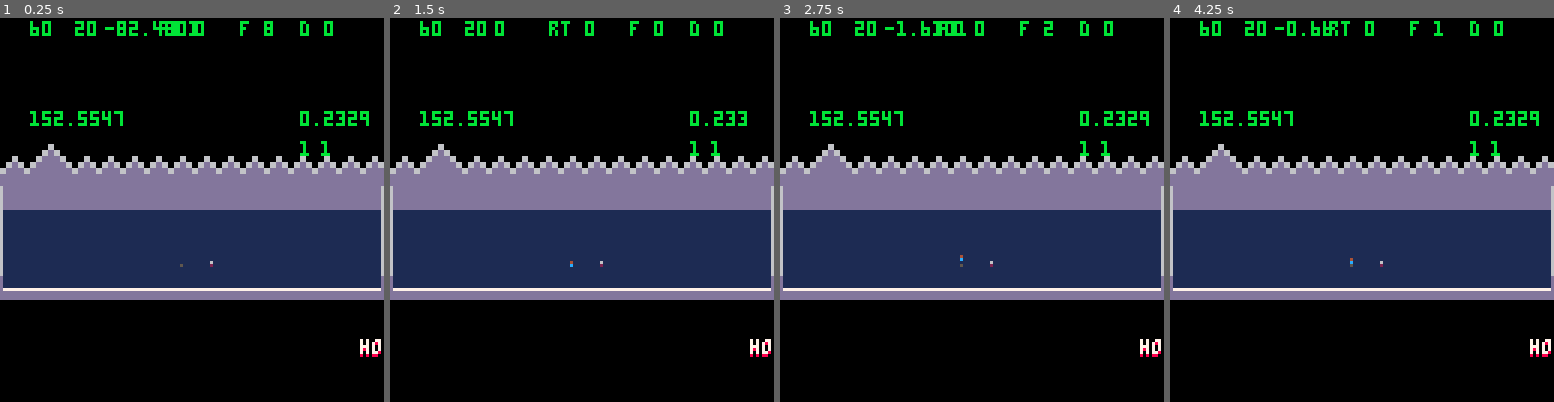
Above: before the commit, frames 1-4 (left to right).
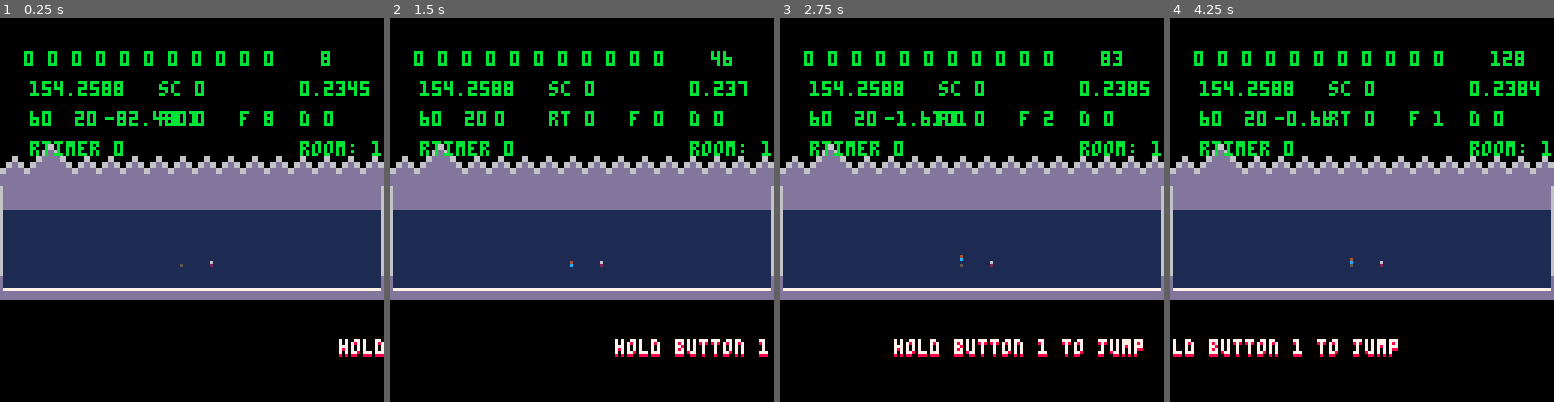
Above: after the commit, the same moments.

Repository: arnodick/tiny_parkour
Game: PICO-8 cartridge tinyp.p8
Same seed, same stepped clock (60 frames per second), same inputs: the game is played once before the commit and once after it.
Inputs:
- Up to frame 1 (0.25 s): no input
- Up to frame 2 (1.5 s): tap X (X key) at 0.33, 1.07 s; tap O (Z key) at 0.7 s
- Up to frame 3 (2.75 s): tap O (Z key) at 1.7, 2.1, 2.5 s; tap X (X key) at 1.85 s
- Up to frame 4 (4.25 s): tap O (Z key) every 0.4 s from 2.9 to 4.1 s; tap X (X key) at 2.97, 4.08 s

The runs differ from the first frame. In frame 1, 5.2% of the frame differs, in the area x 6-100%, y 0-89%; in frame 2, 5.2%; in frame 3, 6.2%; in frame 4, 6.0%.

Commit message:
tightening it up

Diff:
--- a/tinyp.p8
+++ b/tinyp.p8
@@ -4,44 +4,46 @@
 --tiny parkour
 --by aslhey pringle
 debug=true
+doff=0
 function items_i(r)
 if r==2 then
 makeitem_s( 16,14, -7,1, 8, 9,12,14, 6, 2, 3, 0,1)--1 stairs top left
-	makeitem( 23,25, -2,1, 8, 9,       2,25,23, 0,1)--2 crossroad
-	makeitem( 37,15, -3,1, 8, 9,       2, 6,19,14,2)--3 pilings
-	makeitem( 49,36, -9,1, 8, 9,       4,19,14, 0,1)--4 arches middle
-	makeitem( 71,35, -4,1,10,11,       4,31, 0, 0,2,3)--5 arches secret!
-	makeitem( 49,14,-13,1, 3,11,       0,17,33, 0,0,4)--6 on top of the wall
-	makeitem( 61,15,-10,1, 8, 9,       4,19, 0, 0,1)--7 leap of faith
-	makeitem( 24, 0, -5,1, 0, 0,       4, 9, 0, 0,1)--8 top curve jump
-	makeitem( 60, 0,-13,1, 8,12,       4,10,16, 0,1)--9 top long jump
-	makeitem( 76,11, -5,1, 4, 9,       4,36, 0, 0,1,9)--10 back to mid jump
-	makeitem(125,14, -5,1, 8,12,      10, 0, 0, 0,1,10)--11 far right hazards
-	makeitem( 10, 0, -9,1, 8, 9,       4, 0, 0, 0,1)--12 weird top left secret
-	makeitem( 44, 2, -5,1, 8, 9,       4, 7, 0, 0,1)--13 top detour
-	makeitem( 71,35, -4,1, 9, 8,       9,31, 0, 0,1,2)--14 false leap of faith
+	makeitem(  23,25, -2,1, 8, 9,       2,25,23, 0,1)--2 crossroad
+	makeitem(  37,15, -3,1, 8, 9,       2, 6,19,14,2)--3 pilings
+	makeitem(  49,36, -9,1, 8, 9,       4,19,14, 0,1)--4 arches middle
+	makeitem(  71,35, -4,1,10,11,       4,31, 0, 0,2,3)--5 arches secret!
+	makeitem(  49,14,-13,1, 3,11,       0,17,33, 0,0,4)--6 on top of the wall
+	makeitem(  61,15,-10,1, 8, 9,       4,19, 0, 0,1)--7 leap of faith
+	makeitem(  24, 0, -5,1, 0, 0,       4, 9, 0, 0,1)--8 top curve jump
+	makeitem(  60, 0,-13,1, 8,12,       4,10,16, 0,1)--9 top long jump
+	makeitem(  76,11, -5,1, 4, 9,       4,36, 0, 0,1,9)--10 back to mid jump
+	makeitem( 125,14, -5,1, 8,12,      10, 0, 0, 0,1)--11 far right hazards
+	makeitem(  10, 0, -9,1, 8, 9,       4, 0, 0, 0,1)--12 weird top left secret
+	makeitem(  44, 2, -5,1, 8, 9,       4, 7, 0, 0,1)--13 top detour
+	makeitem(  71,35, -4,1, 9, 8,       9,31, 0, 0,1,2)--14 false leap of faith
 makeitem_s( 68,11,-10,1,12,11,64,11,12,35, 0, 0,2,6)--15 secret reveal!
-	makeitem( 93, 1,-13,1, 8,12,       4,11,26, 0,2)--16 top hook jumps
-	makeitem( 85,14,-10,1,10,11,      12,11, 0, 0,1)--17 secret climb
+	makeitem(  93, 1,-13,1, 8,12,       4,37,26, 0,2)--16 top hook jumps
+	makeitem(  85,14,-10,1,10,11,      12,11, 0, 0,1)--17 secret climb
 makeitem_s( 31,11, -2,1, 0, 0,28,11, 4,15, 0, 0,1)--18 invisible checkpoint
-	makeitem( 76,15, -1,1, 8, 9,       9,28, 0, 0,0,1)--19 post lof
-	makeitem( 11, 1, -3,1, 8, 9,       3,22, 0, 0,0)--20 start easy
-	makeitem( 12,22, -3,1, 0, 0,       1,29, 0, 0,1)--21 s route secret
-	makeitem(  5, 7, -3,1, 8, 9,       3, 1, 0, 0,0)--22 2nd easy
-	makeitem(  5,25, -1,1,12,13,       8,27, 0, 0,1,7)--23 s route
+	makeitem( 	76,15, -1,1, 8, 9,       9,28, 0, 0,0,1)--19 post lof
+	makeitem( 	11, 1, -3,1, 8, 9,       3,22, 0, 0,0)--20 start easy
+	makeitem( 	12,22, -3,1, 0, 0,       1,29, 0, 0,1)--21 s route secret
+	makeitem(  	5, 7, -3,1, 8, 9,       3, 1, 0, 0,0)--22 2nd easy
+	makeitem(  	5,25, -1,1,12,13,       8,27, 0, 0,1,7)--23 s route
 makeitem_s( 14, 0,-10,1,10,11,11, 0,24, 0, 0, 0,1)--24 secret get!
-	makeitem( 32,26, -5,1, 8, 9,       2, 4, 5, 0,0)--25 crossroad
+	makeitem( 	32,26, -5,1, 8, 9,       2, 4, 5, 0,0)--25 crossroad
 makeitem_s(101, 0,-13,1,12,10,99, 0, 4,24, 0, 0,0,11)--26 top innaccess
 makeitem_s( 16,45, -3,1, 8, 9, 3,39, 4,32, 0, 0,1)--27 s route
-	makeitem( 87,26, -4,1, 8, 9,       4,30, 0, 0,0)--28 pilar challenge
-	makeitem( 18,32, -3,1,10,14,       8,34, 0, 0,3,8)--29 s route secret
+	makeitem( 	87,26, -4,1, 8, 9,       4,30, 0, 0,0)--28 pilar challenge
+	makeitem( 	18,32, -3,1,10,14,       8,34, 0, 0,3,8)--29 s route secret
 makeitem_s(117,21, -5,1, 8, 9,111,21,0,17, 0, 0,0)--30
-	makeitem(121,35, -5,1, 8, 9,       2, 0, 0, 0,1)--31 crossroad
+	makeitem(	121,35, -5,1, 8, 9,       2, 0, 0, 0,1)--31 crossroad
 makeitem_s( 85,61, -4,1, 8, 9,83,61,14, 0, 0, 0,1)--32 s puzzle final
-	makeitem( 58,48,  0,1, 8, 9,       0,32, 0, 0,1,5)--33 mid secret reveal
+	makeitem( 	58,48,  0,1, 8, 9,       0,32, 0, 0,1,5)--33 mid secret reveal
 makeitem_s( 36,49, -3,0, 8, 9,38,63, 0,32, 0, 0,0)--34 indy bridge
 makeitem_s(116,11,  0,0, 8, 9,125,11,0, 0, 0, 0,2)--35 inv bridge
-	makeitem(60,20,   0,0, 8, 9,       0,31, 0, 0,1)--36 top to mid end
+	makeitem(60,20,   	0,0, 8, 9,       0,31, 0, 0,1)--36 top to mid end
+	makeitem(116,2,   -4,0, 8,12,       4,0,  0, 0,1,10)--37 top standard
 
 	makeitem( 93,56,-mget(93,56),1,14,11,0,0,0,0,0)--31 post lof
 	makeitem(101,56,-mget(101,56),1,14,11,0,0,0,0,0)--35 post lof
@@ -62,6 +64,7 @@
 
 function buttons_i(r)
 if r==1 then
+	doff=30
 	local ro=rooms[r]
 	if ro.gen==true then
 		player[1].z=-85
@@ -73,6 +76,7 @@
 	makeexit(17,0,-20,1)
 end
 if r==2 then
+	doff=0
 	local ro=rooms[r]
 	if ro.gen==true then
 		timer=0
@@ -180,8 +184,8 @@
 	tut={}
 	tut[1]="hold button 1 to jump"
 	tut[2]="hold button 2 to walk"
-	tut[3]="hold button 1 or 2 to move"
-	tut[4]="hold direction buttons to move"
+	tut[3]="d pad + button 1 or 2 to move"
+	tut[4]="only move when button 1 or 2 is pressed"
 	tut[5]="welcome to tiny parkour!"
 	tut[6]="everyone forgot how to parkour"
 	tut[7]="so god of parkour is enraged.."
@@ -669,7 +673,6 @@
 function changeroom()
 		rtimer=0
 		room+=1
---		start=0
 		if room>#rooms then room=#rooms end
 		local r=rooms[room]
 --		for b=0,127 do for a=0,63 do mset(a,b,0) end end
@@ -859,14 +862,17 @@
 	pal(4,4+flr(rnd(3)),1)
 	local t="you've come this\nway "..dget(route).." times, mortal...\npathetic. find a new way"
 	if dget(route)>1 then
-		print(t,b.x-#t/1.5,b.z-45,8)
+		for a=1,#t do
+			print(sub(t,a,a),(128-#t/2)-timer%256+a*4,b.z+30+(sin((timer+a)/20)*3),8)
+			print(sub(t,a,a),(128-#t/2)-timer%256+a*4,b.z+31+(cos((timer+a)/20)*3),7)
+		end--		print(t,b.x-#t/1.5,b.z-45,8)
 	else
 		t="you completed route "..route.."\n"..b.dial[route]
 		for a=1,#t do
-		print(sub(t,a,a),(128-#t/2)-timer%256+a*4,46+(sin((timer+a)/20)*3)*start,8)
-		print(sub(t,a,a),(128-#t/2)-timer%256+a*4,45+(cos((timer+a)/20)*3)*start,7)
-	end
-		print(t,b.x-#t,b.z-30,8)
+		print(sub(t,a,a),(128-#t/2)-timer%256+a*4,b.z+30+(sin((timer+a)/20)*3),8)
+		print(sub(t,a,a),(128-#t/2)-timer%256+a*4,b.z+31+(cos((timer+a)/20)*3),7)
+		end
+		--print(t,b.x-#t,b.z-30,8)
 	end
 	circfill(b.x,b.z,b.r,12)
 	circ(b.x,b.z,b.r,3)
@@ -887,7 +893,7 @@
 
 function _init()
 	cartdata("ap_tinyp")
-	--for a=0,10 do dset(a,0) end
+--	for a=0,10 do dset(a,0) end
 	rooms={}
 	room=1
 	makeroom(127,31,6,12,1,0x2000,0x0000,4096,60,20)--intro
@@ -977,20 +983,21 @@
 	--end
 	--debug
 	if debug==true then
-		for a=0,10 do print(dget(a),r.w/2-55+a*8,cam+r.h-50,11) end
-		print(timer,r.w-20,cam+r.h-50+60,11)
-		print(stat(0),10,cam+r.h-40+40,11)
-		print(stat(1),r.w-27,cam+r.h-40+40,11)
-		print(room,r.w-27,cam+r.h-40+50,11)
+		for a=0,10 do print(dget(a),r.w/2-55+a*8,cam+r.h-50+doff,11) end
+		print(timer,r.w-20,cam+r.h-50+doff,11)
+		print(stat(0),10,cam+r.h-40+doff,11)
+		print(stat(1),r.w-27,cam+r.h-40+doff,11)
+		print("room: "..room,r.w-27,cam+r.h-20+doff,11)
 		if p!=nil then
-		print(p.x,10,cam+r.h-30,11)
-		print(p.y,25,cam+r.h-30,11)
-		print(p.z,35,cam+r.h-30,11)
-		print("f "..p.fall,80,cam+r.h-30,11)
-		end
-		print("sc "..score,r.w/2-10,cam+r.h-40,11)
-		print("rt "..route,r.w/2-10,cam+r.h-30,11)
-		print("d "..dget(63),100,cam+r.h-30,11)
+		print(p.x,10,cam+r.h-30+doff,11)
+		print(p.y,25,cam+r.h-30+doff,11)
+		print(p.z,35,cam+r.h-30+doff,11)
+		print("f "..p.fall,80,cam+r.h-30+doff,11)
+		end
+		print("sc "..score,r.w/2-10,cam+r.h-40+doff,11)
+		print("rt "..route,r.w/2-10,cam+r.h-30+doff,11)
+		print("rtimer "..rtimer,10,cam+r.h-20+doff,11)
+		print("d "..dget(63),100,cam+r.h-30+doff,11)
 --		print(#items,10,-10,11)
 --		print(#item_list,20,-10,11)=
 --		print(#ending,20,-10,11)
@@ -1003,16 +1010,11 @@
 	local r=rooms[room]
 	local p=player[1]
 	if room==1 then
-		if rtimer!=0 then
-			if timer-rtimer==60 then
-				changeroom()
-			end
-		end
 		if start==0 then
-			timer=0
 			if flr(p.x)==70 and flr(p.y==20) and flr(p.z)==0 then
+				--if start==0 then rtimer=timer end
 				reload(r.dest,r.src,r.len)
-				add(items,makeitem(17,1,-20,0,8,9,1,0,0,0,0,0))
+				add(items,makeitem(17,1,-20,0,8,9,4,0,0,0,0,0))
 				start=1
 				tut_c=5
 			end
@@ -1028,6 +1030,11 @@
 				end
 			end
 			end
+			end
+		end
+		if rtimer!=0 then
+			if timer-rtimer==60 then
+				changeroom()
 			end
 		end
 	end
@@ -1069,11 +1076,11 @@
 c0c0e0e00101e0e0c0c0e0e00101e0e0c0c0e0e00101e0e0c0c0e0e00101e0e0c0c0e0e00101e0e0c0c0e0e00101e0e0c0c0e0e00101e0e0c0c0e0e00101e0e0
 c0c0e0e00101e0e0c0c0e0e001012121414121210101e0e0c0c0e0e00101e0e0c0c0e0e00101e0e0c0c0e0e00101e0e0c0c0e0e00101e0e0c0c0e0e00101e0e0
 c0c0e0e00101e0e0c0c0e0e00101e0e0c0c0e0e00101e0e0c0c0e0e00101e0e0c0c0e0e00101e0e0c0c0e0e00101e0e0c0c0e0e00101e0e0c0c0e0e00101e0e0
-800000000000000000000000009090a0b0c0d0e0e0e0e04040000000003030303030000000000000000000000000004040404040000000000000004040404040
+800000000000000000000000009090a0b0c0d0e0e0e0e04040000000004040404040000000000000000000000000004040404040000000000000004040404040
 00000000008080000060600000404000000000808060604040000000004040404040000000000040404040400000000030303030300000000030303030300080
-80000000000000000000000000909090807060504040404040000000003030303030000000000000000000000000004040404040404040400000004040404040
+80000000000000000000000000909090807060504040404040000000004040404040000000000000000000000000004040404040404040400000004040404040
 00000000008080000060600000404000000000808060604040000000004040404040000000000040404040400000000030303030300000000030303030300080
-80000000000000000000000000000000000000000000000000000000003030303030000000000000000000000000004040404040000000400000004040404040
+80000000000000000000000000000000000000000000000000000000004040404040000000000000000000000000004040404040000000400000004040404040
 00000000008080000060600000404000000000808060604040000000004040404040404040404040404040400000000030303030300000000030303030300080
 80000000000000000000000000000000000000000000000000000000003030303030000000004040404040000000004040404040000000404040404040404040
 00000000008080000060600000404000000000808060604040000000004040404040000000000040404040400000000030303030300000000030303030300080
